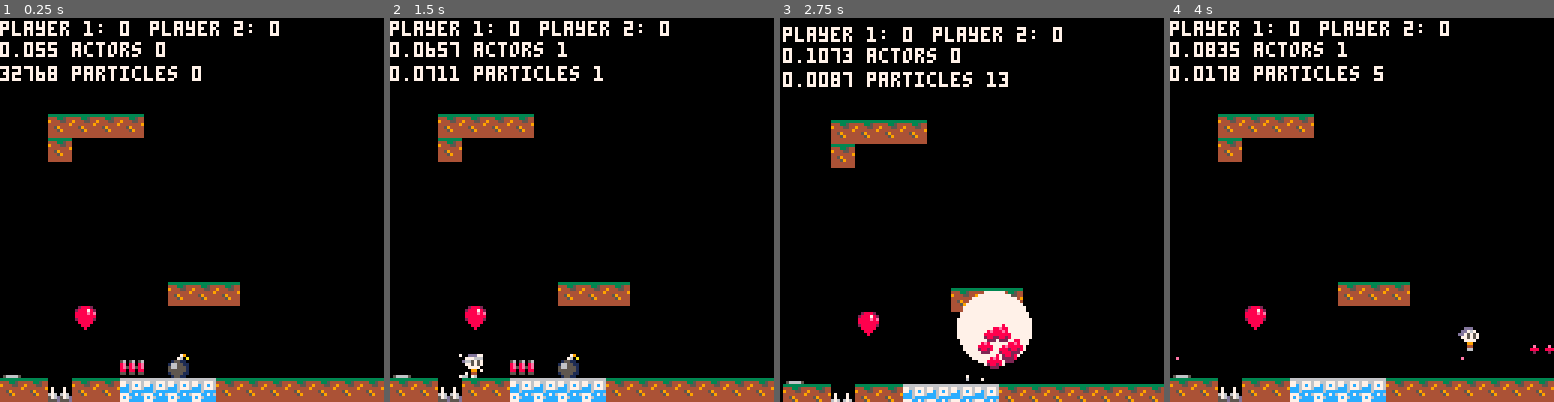
Above: before the commit, frames 1-4 (left to right).
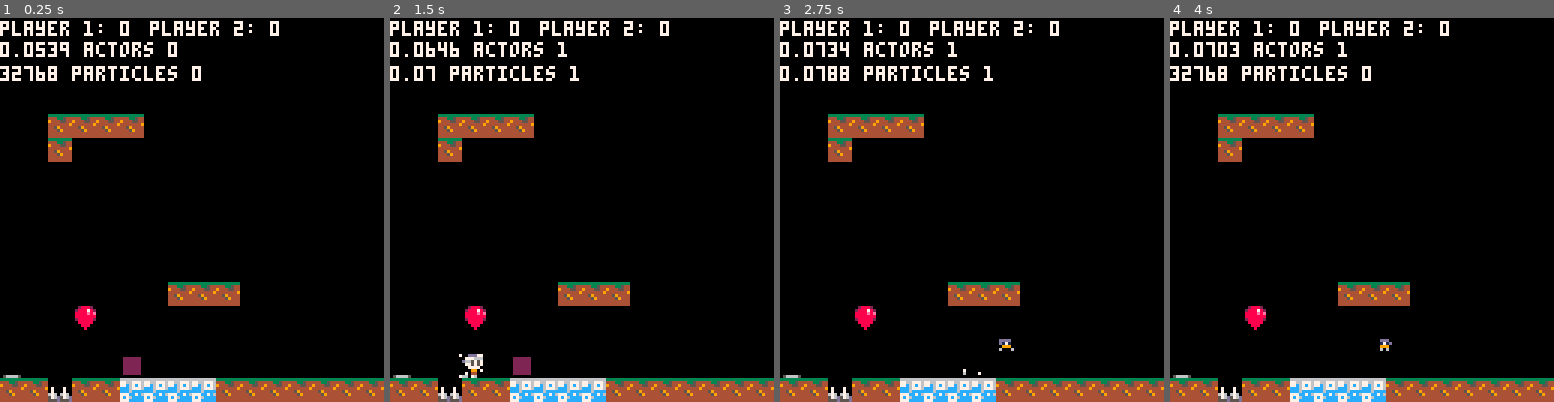
Above: after the commit, the same moments.

Repository: wesen/carts
Game: PICO-8 cartridge games/bump/bump.p8
Two runs of this game, one before a commit and one after it. Both use one fixed random seed, a clock stepped at 60 frames per second and the inputs below.
Inputs:
- Up to frame 1 (0.25 s): no input
- Up to frame 2 (1.5 s): tap X (X key) at 0.33, 1.07 s; tap O (Z key) at 0.7 s
- Up to frame 3 (2.75 s): hold Right 1.6-2.1 s; tap O (Z key) at 1.7, 2.1, 2.5 s; tap X (X key) at 1.85 s; hold Up 2.15-2.42 s; hold Right from 2.47 s (still down)
- Up to frame 4 (4 s): tap O (Z key) at 2.9, 3.3, 3.7 s; tap X (X key) at 2.97 s; release Right at 3.03 s; hold Left 3.08-3.58 s; hold Down 3.63-3.97 s

The runs differ from the first frame. In frame 1, 1.1% of the frame differs, in the area x 12-50%, y 6-94%; in frame 2, 1.3%; in frame 3, 14%, in the area x 0-100%, y 0-100%; in frame 4, 1.2%.

Commit message:
Add shrink power up

Diff:
--- a/games/bump/bump.p8
+++ b/games/bump/bump.p8
@@ -828,20 +828,41 @@
 end)
 
 function cls_player:update_bbox()
- cls_actor.update_bbox(self)
- self.head_box={
-   aax=self.head_hitbox.x+self.x,
-   aay=self.head_hitbox.y+self.y
-  }
- self.head_box.bbx=self.head_box.aax+self.head_hitbox.dimx
- self.head_box.bby=self.head_box.aay+self.head_hitbox.dimy
-
- self.feet_box={
-   aax=self.feet_hitbox.x+self.x,
-   aay=self.feet_hitbox.y+self.y
-  }
- self.feet_box.bbx=self.feet_box.aax+self.feet_hitbox.dimx
- self.feet_box.bby=self.feet_box.aay+self.feet_hitbox.dimy
+ if self.power_up_type!=spr_power_up_shrink then
+  cls_actor.update_bbox(self)
+  self.head_box={
+    aax=self.head_hitbox.x+self.x,
+    aay=self.head_hitbox.y+self.y
+   }
+  self.head_box.bbx=self.head_box.aax+self.head_hitbox.dimx
+  self.head_box.bby=self.head_box.aay+self.head_hitbox.dimy
+
+  self.feet_box={
+    aax=self.feet_hitbox.x+self.x,
+    aay=self.feet_hitbox.y+self.y
+   }
+  self.feet_box.bbx=self.feet_box.aax+self.feet_hitbox.dimx
+  self.feet_box.bby=self.feet_box.aay+self.feet_hitbox.dimy
+ else
+  self.aax=self.x+3
+  self.aay=self.y+5
+  self.bbx=self.aax+3
+  self.bby=self.aay+3
+
+  self.head_box={
+    aax=self.x+2,
+    aay=self.y+5
+   }
+  self.head_box.bbx=self.head_box.aax+4
+  self.head_box.bby=self.head_box.aay+1
+
+  self.feet_box={
+    aax=self.feet_hitbox.x+self.x,
+    aay=self.feet_hitbox.y+self.y
+   }
+  self.feet_box.bbx=self.feet_box.aax+self.feet_hitbox.dimx
+  self.feet_box.bby=self.feet_box.aay+self.feet_hitbox.dimy
+ end
 end
 
 function cls_player:smoke(spr,dir)
@@ -1024,6 +1045,8 @@
   self.spr=1+flr(frame/4)%3
  end
 
+ if (self.power_up_type==spr_power_up_shrink) self.spr+=4
+
  -- interact with players
  for player in all(players) do
   if self!=player and player.power_up_type!=spr_power_up_invincibility then
@@ -1335,6 +1358,10 @@
 spr_power_up_invisibility=44
 tiles[spr_power_up_invisibility]=cls_pwrup
 powerup_countdowns[spr_power_up_invisibility]=30
+
+spr_power_up_shrink=46
+tiles[spr_power_up_shrink]=cls_pwrup
+powerup_countdowns[spr_power_up_shrink]=30
 
 spr_mine=69
 
@@ -1627,10 +1654,10 @@
 000000000dd7670000ddd0000dd767000dd767000000000000000000000000000000000000000000000000000000000000000000000000000000000000000000
 00700700dd7575700dd76700dd757570dd7575700000000000000000000000000000000000000000000000000000000000000000000000000000000000000000
 0007700007757570dd75757007757570077575700000000000000000000000000000000000000000000000000000000000000000000000000000000000000000
-00077000007777000775757000777700007777000000000000000000000000000000000000000000000000000000000000000000000000000000000000000000
-00700700000990000077770000044000000999600000000000000000000000000000000000000000000000000000000000000000000000000000000000000000
-00000000000440000004400000600600000446000000000000000000000000000000000000000000000000000000000000000000000000000000000000000000
-00000000000660000006060000000000000000000000000000000000000000000000000000000000000000000000000000000000000000000000000000000000
+0007700000777700077575700077770000777700000ddd00000ddd0000dddd00000ddd0000000000000000000000000000000000000000000000000000000000
+007007000009900000777700000440000009996000d171000001710000d1710000d1710000000000000000000000000000000000000000000000000000000000
+00000000000440000004400000600600000446000009990000099000000999000004496000000000000000000000000000000000000000000000000000000000
+00000000000660000006060000000000000000000006060000066000006000600000000000000000000000000000000000000000000000000000000000000000
 000000000ff0ff0000000000f000f000000000000000000000000000000079000028882000000000000000000000000000000000000000000000000000000000
 0990009900f00f0000f00f000fff0000000000000000000000000000000760a00288878200000000000000000000000000000000000000000000000000000000
 0095959000ffff0000ffff000cfc00000000000000000000000000000155110008888e8e00000000000000000000000000000000000000000000000000000000
@@ -1834,8 +1861,8 @@
 0042000000000000000000004100000040404000000000000042000000004040000000000000000000000000000000000000000000000000000000000000000000000000000000000000000000000000000000000000000000000000000000000000000000000000000000000000000000000000000000000000000000000000
 4040000000400001000100004100000000000000000000000140404000000040000000000000004040400000000000000000000000000000000000000000000000000000000000000000000000000000000000000000000000000000000000000000000000000000000000000000000000000000000000000000000000000000
 0000000000400040404000004100404000000000000040404040000000000000000000180000000000000000000000000000000000000000000000000000000000000000000000000000000000000000000000000000000000000000000000000000000000000000000000000000000000000000000000000000000000000000
-0000404000400000000000004105000000000000000000000000000000000000000000000000000000000000000000000000000000000000000000000000000000000000000000000000000000000000000000000000000000000000000000000000000000000000000000000000000000000000000000000000000000000000
-000000000040420000000000410005000570014500420000007100000001000042000001002d001700000000010000000000000000000000000000000000000000000000000000000000000000000000000000000000000000000000000000000000000000000000000000000000000000000000000000000000000000000000
+0000404000400000000000004100000000000000000000000000000000000000000000000000000000000000000000000000000000000000000000000000000000000000000000000000000000000000000000000000000000000000000000000000000000000000000000000000000000000000000000000000000000000000
+000000000040420000000000410000000070014500420000007100000001000042000001002e000000000000010000000000000000000000000000000000000000000000000000000000000000000000000000000000000000000000000000000000000000000000000000000000000000000000000000000000000000000000
 4444444444404044414141444044444041414141414141414140404040404040404044404041414141404040404040404000000000000000000000000000000000000000000000000000000000000000000000000000000000000000000000000000000000000000000000000000000000000000000000000000000000000000
 
 
--- a/games/bump/player.lua
+++ b/games/bump/player.lua
@@ -42,20 +42,41 @@
 end)
 
 function cls_player:update_bbox()
- cls_actor.update_bbox(self)
- self.head_box={
-   aax=self.head_hitbox.x+self.x,
-   aay=self.head_hitbox.y+self.y
-  }
- self.head_box.bbx=self.head_box.aax+self.head_hitbox.dimx
- self.head_box.bby=self.head_box.aay+self.head_hitbox.dimy
-
- self.feet_box={
-   aax=self.feet_hitbox.x+self.x,
-   aay=self.feet_hitbox.y+self.y
-  }
- self.feet_box.bbx=self.feet_box.aax+self.feet_hitbox.dimx
- self.feet_box.bby=self.feet_box.aay+self.feet_hitbox.dimy
+ if self.power_up_type!=spr_power_up_shrink then
+  cls_actor.update_bbox(self)
+  self.head_box={
+    aax=self.head_hitbox.x+self.x,
+    aay=self.head_hitbox.y+self.y
+   }
+  self.head_box.bbx=self.head_box.aax+self.head_hitbox.dimx
+  self.head_box.bby=self.head_box.aay+self.head_hitbox.dimy
+
+  self.feet_box={
+    aax=self.feet_hitbox.x+self.x,
+    aay=self.feet_hitbox.y+self.y
+   }
+  self.feet_box.bbx=self.feet_box.aax+self.feet_hitbox.dimx
+  self.feet_box.bby=self.feet_box.aay+self.feet_hitbox.dimy
+ else
+  self.aax=self.x+3
+  self.aay=self.y+5
+  self.bbx=self.aax+3
+  self.bby=self.aay+3
+
+  self.head_box={
+    aax=self.x+2,
+    aay=self.y+5
+   }
+  self.head_box.bbx=self.head_box.aax+4
+  self.head_box.bby=self.head_box.aay+1
+
+  self.feet_box={
+    aax=self.feet_hitbox.x+self.x,
+    aay=self.feet_hitbox.y+self.y
+   }
+  self.feet_box.bbx=self.feet_box.aax+self.feet_hitbox.dimx
+  self.feet_box.bby=self.feet_box.aay+self.feet_hitbox.dimy
+ end
 end
 
 function cls_player:smoke(spr,dir)
@@ -237,6 +258,8 @@
  else
   self.spr=1+flr(frame/4)%3
  end
+
+ if (self.power_up_type==spr_power_up_shrink) self.spr+=4
 
  -- interact with players
  for player in all(players) do
--- a/games/bump/power-ups.lua
+++ b/games/bump/power-ups.lua
@@ -76,3 +76,7 @@
 spr_power_up_invisibility=44
 tiles[spr_power_up_invisibility]=cls_pwrup
 powerup_countdowns[spr_power_up_invisibility]=30
+
+spr_power_up_shrink=46
+tiles[spr_power_up_shrink]=cls_pwrup
+powerup_countdowns[spr_power_up_shrink]=30
